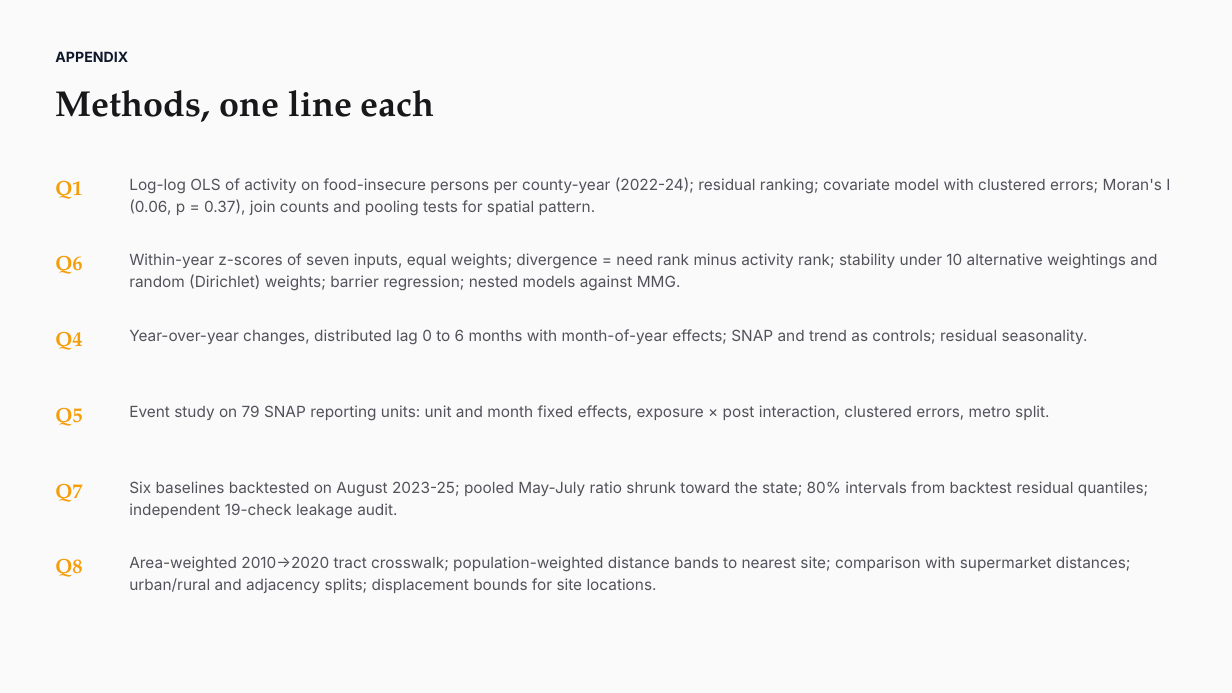
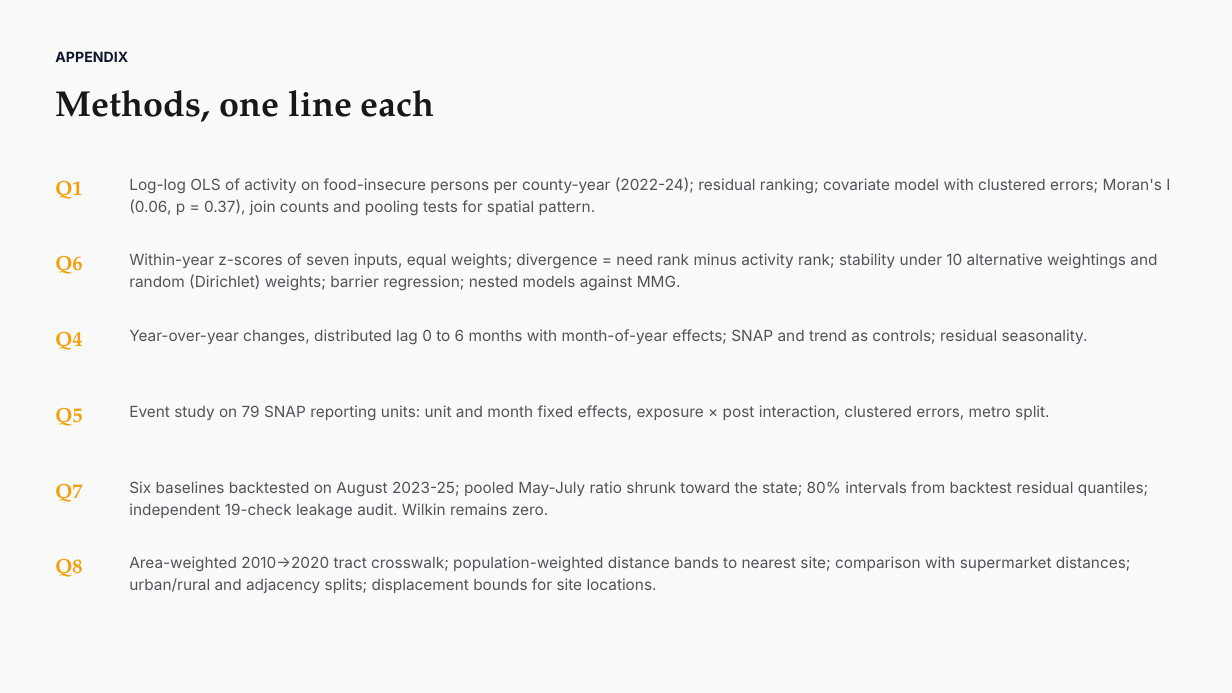
Before and after one commit to dhyan95/MinneMUDAC, a slide deck: slide 23 of docs/MinneMUDAC 2026_ Data Detectors.pptx (slide 12 before the commit). Drawn at 1232x693 pixels with LibreOffice and Linux fonts; fonts in the diff are those of the drawing. Boxes give left, top, right and bottom in pixels: in the first picture for what was removed or moved away, otherwise in the second. Text is boxed around its words. In the diff, an @@ line names an element or a change of style, - is before the commit and + after.

```diff
--- a/docs/MinneMUDAC 2026_ Data Detectors.pptx
+++ b/docs/MinneMUDAC 2026_ Data Detectors.pptx
@@ text at [129, 481, 1148, 519]: text changed @@
-Six baselines backtested on August 2023-25; pooled May-July ratio shrunk toward the state; 80% intervals from backtest residual quantiles; independent 19-check leakage audit.
+Six baselines backtested on August 2023-25; pooled May-July ratio shrunk toward the state; 80% intervals from backtest residual quantiles; independent 19-check leakage audit. Wilkin remains zero.
```
Also in this commit, not shown: 8 other slides changed, 14 slides added, 3 slides removed, 6 other files.
